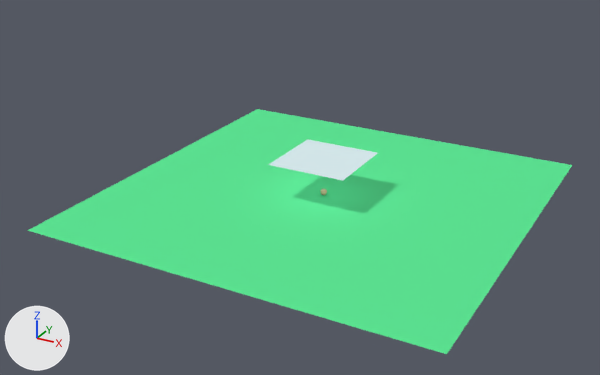
The Blender file updog.blend, before and after one commit.
Rendered twice from a 50 mm camera at (103.3, -202.5, 102.0) aimed at (-2.2, -10.7, 6.1). The axes (+X, +Y, +Z) are drawn at lower left. The lights are the same throughout.

The older version as bpy lines, for what is in view:
```python
me_plane = bpy.data.meshes.new('Plane')
me_plane.from_pydata([(-1.0, -1.0, 0.0), (1.0, -1.0, 0.0), (-1.0, 1.0, 0.0), (1.0, 1.0, 0.0)], [], [(0, 1, 3, 2)])
me_plane.materials.append(mat_material_002)  # green #5ee795
me_plane_001 = bpy.data.meshes.new('Plane.001')
me_plane_001.from_pydata([(-1.0, -1.0, 0.0), (1.0, -1.0, 0.0), (-1.0, 1.0, 0.0), (1.0, 1.0, 0.0)], [], [(0, 1, 3, 2)])
me_plane_001.materials.append(mat_material_003)  # white #d1e4e7
ob_plane = bpy.data.objects.new('Plane', me_plane)
ob_plane.location = (0.0, 0.0, 0.0)
ob_plane.scale = (60.0, 60.0, 60.0)
ob_plane_001 = bpy.data.objects.new('Plane.001', me_plane_001)
ob_plane_001.location = (0.0, 0.0, 11.6)
ob_plane_001.scale = (12.0, 12.0, 12.0)
```
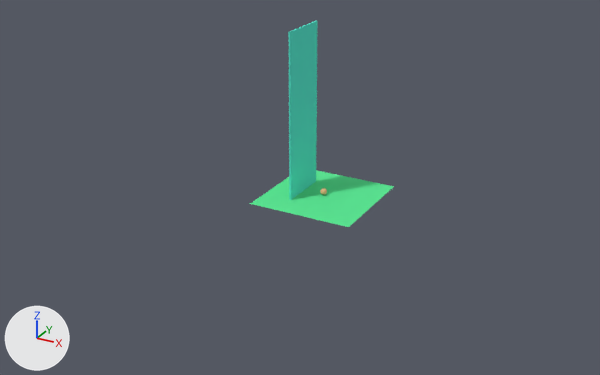
Where the change shows, as pixel boxes (x1, y1, x2, y2) in the pictures (600 x 375 px):
'Plane', rescaled (73% narrower, 76% shorter): before (27, 109, 572, 354); after (250, 170, 394, 227)
'Cube', added (cyan): after (288, 21, 318, 200)
'Plane.001', deleted: before (268, 139, 377, 181)

Diff of the bpy script that builds the scene:
```diff
--- a/updog.blend.py
+++ b/updog.blend.py
@@ mat_material_006 @@
+mat_material_006 = diffuse_material('Material.006')
+mat_material_006.base_color = (0.103, 0.8, 0.627)  # cyan #5ae7cf
@@ me_cube @@
+me_cube.from_pydata(...)  # a box spanning x -1.0..1.0, y -1.0..1.0, z -1.0..1.0
+me_cube.materials.append(mat_material_006)  # cyan #5ae7cf
@@ ob_plane_001 @@
-ob_plane_001 = bpy.data.objects.new('Plane.001', me_plane_001)
-ob_plane_001.location = (0.0, 0.0, 11.6)
-ob_plane_001.scale = (12.0, 12.0, 12.0)
@@ ob_plane @@
 ob_plane.location = (0.0, 0.0, 0.0)
-ob_plane.scale = (60.0, 60.0, 60.0)
+ob_plane.scale = (16.0, 16.0, 16.0)
@@ ob_cube @@
+ob_cube = bpy.data.objects.new('Cube', me_cube)
+ob_cube.location = (-7.0, 0.0, 25.0)
+ob_cube.scale = (0.24, 8.0, 25.0)
```
